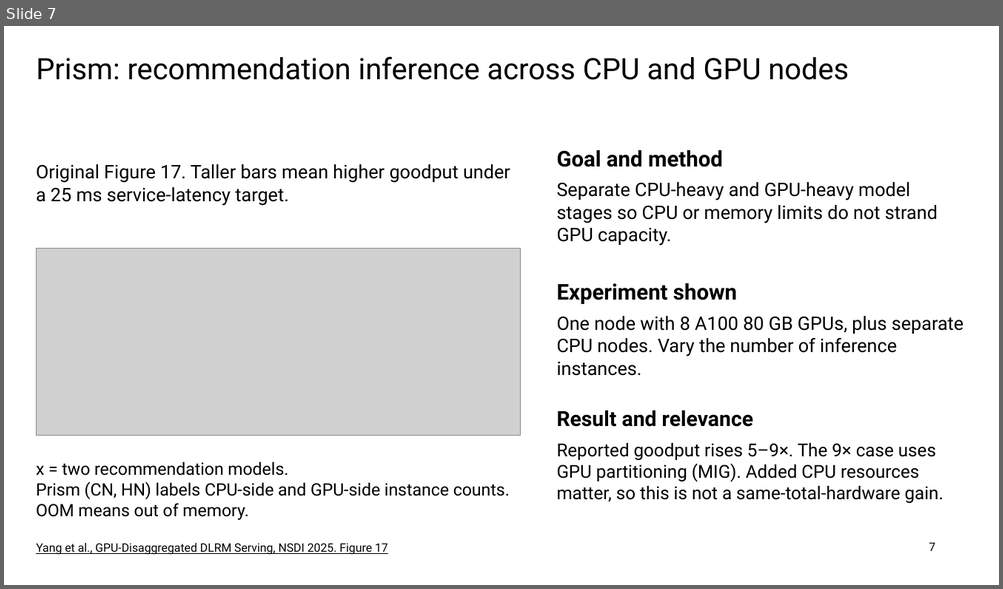
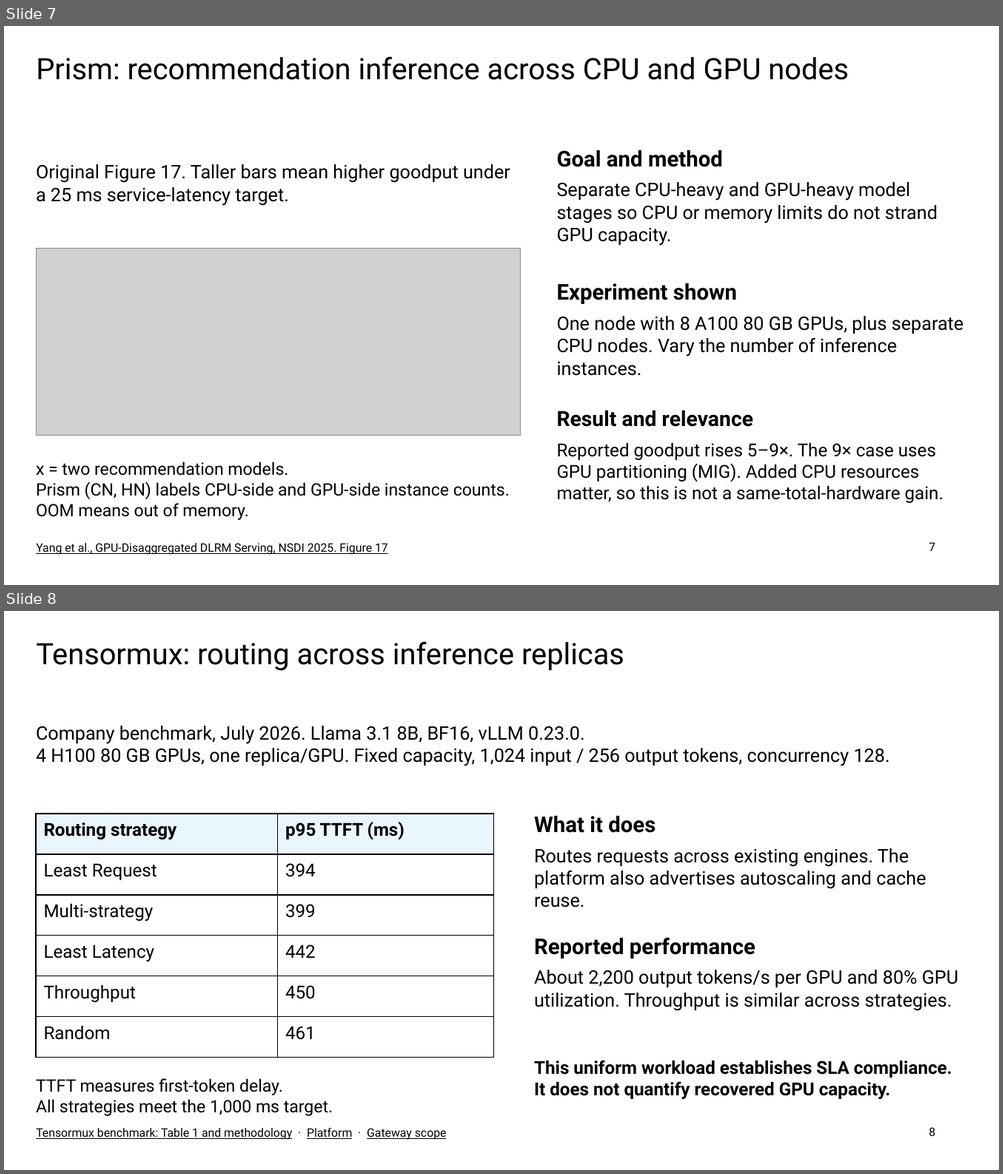
Before and after one commit to nileshsarkar-ai/Inference-Optimization, a slide deck: Inference_Optimization_Final.pptx. Shown one above the other, each under a label of ours: slide 7 before the commit, slides 7 and 8 after it. The pictures are 1003x589 and 1003x1174 pixels, drawn with LibreOffice and Linux fonts; fonts in the diff are those of the drawing; grey boxes stand for pictures. Boxes give left, top, right and bottom in pixels: in the first picture for what was removed or moved away, otherwise in the second. Text is boxed around its words. In the diff, an @@ line names an element or a change of style, - is before the commit and + after.

Commit message:
Connect Tensormux evidence to GPU utilization research extension

```diff
--- a/Inference_Optimization_Final.pptx
+++ b/Inference_Optimization_Final.pptx
@@ slide 8 added at box(4, 611, 999, 1170), background #FFFFFF @@
@@ title added at box(36, 641, 624, 671), 28.5 pt, text #000000 @@
+Tensormux: routing across inference replicas
@@ text added at box(36, 726, 890, 766), 18 pt, text #000000 @@
+Company benchmark, July 2026. Llama 3.1 8B, BF16, vLLM 0.23.0.
+4 H100 80 GB GPUs, one replica/GPU. Fixed capacity, 1,024 input / 256 output tokens, concurrency 128.
@@ table added at box(36, 814, 494, 1058), 6 rows, 2 columns @@
+Routing strategy | p95 TTFT (ms)
+Least Request | 394
+Multi-strategy | 399
+Least Latency | 442
+Throughput | 450
+Random | 461
@@ text added at box(534, 816, 655, 833), 21 pt, text #000000, bold @@
+What it does
@@ text added at box(534, 849, 925, 908), 18 pt, text #000000 @@
+Routes requests across existing engines. The platform also advertises autoscaling and cache reuse.
@@ text added at box(534, 937, 755, 959), 21 pt, text #000000, bold @@
+Reported performance
@@ text added at box(534, 970, 958, 1011), 18 pt, text #000000 @@
+About 2,200 output tokens/s per GPU and 80% GPU utilization. Throughput is similar across strategies.
@@ text added at box(534, 1060, 952, 1099), 17.2 pt, text #000000, bold @@
+This uniform workload establishes SLA compliance. It does not quantify recovered GPU capacity.
@@ text added at box(36, 1079, 333, 1116), 16.5 pt, text #000000 @@
+TTFT measures first-token delay.
+All strategies meet the 1,000 ms target.
@@ text added at box(36, 1128, 447, 1140), 11.2 pt, text #000000, underline @@
+Tensormux benchmark: Table 1 and methodology · Platform · Gateway scope
@@ page number added at box(928, 1128, 935, 1136), 11.2 pt, text #000000 @@
+8
```
Also in this commit, not shown: 5 other slides added, 2 slides removed, 13 other files.
